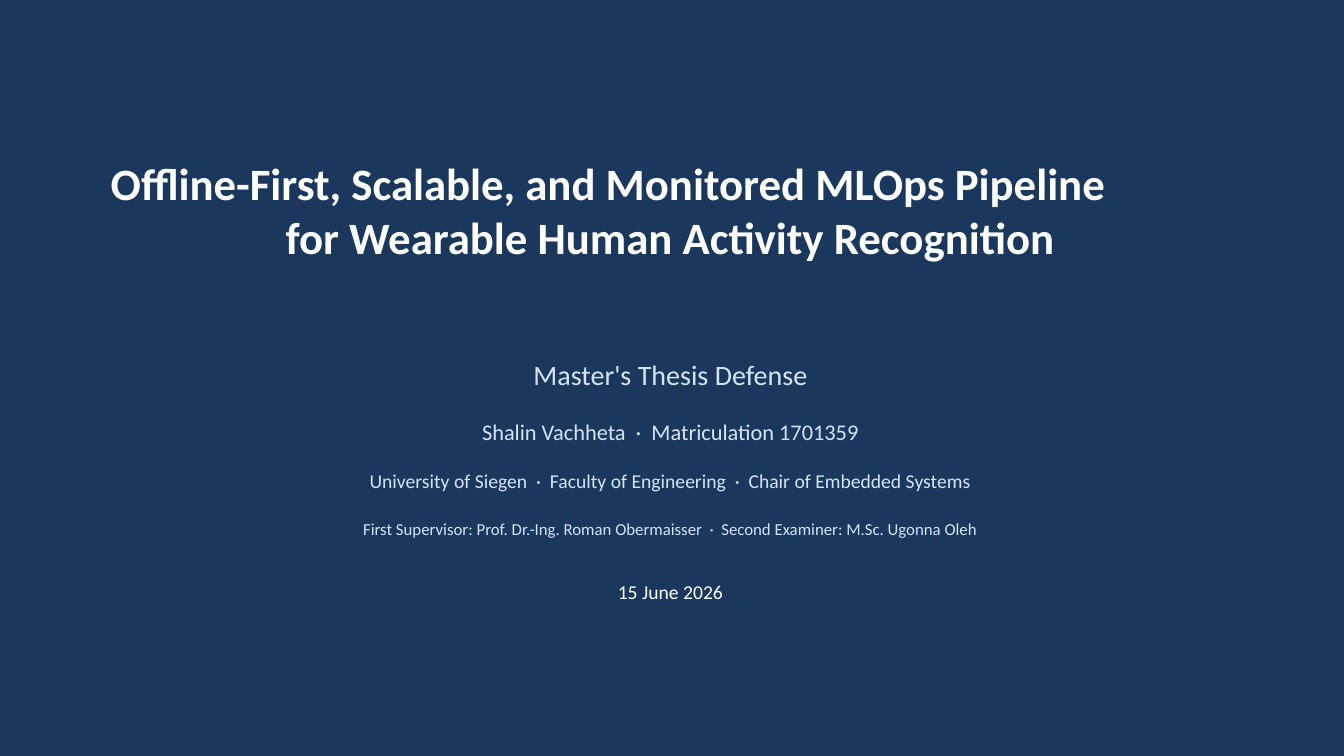
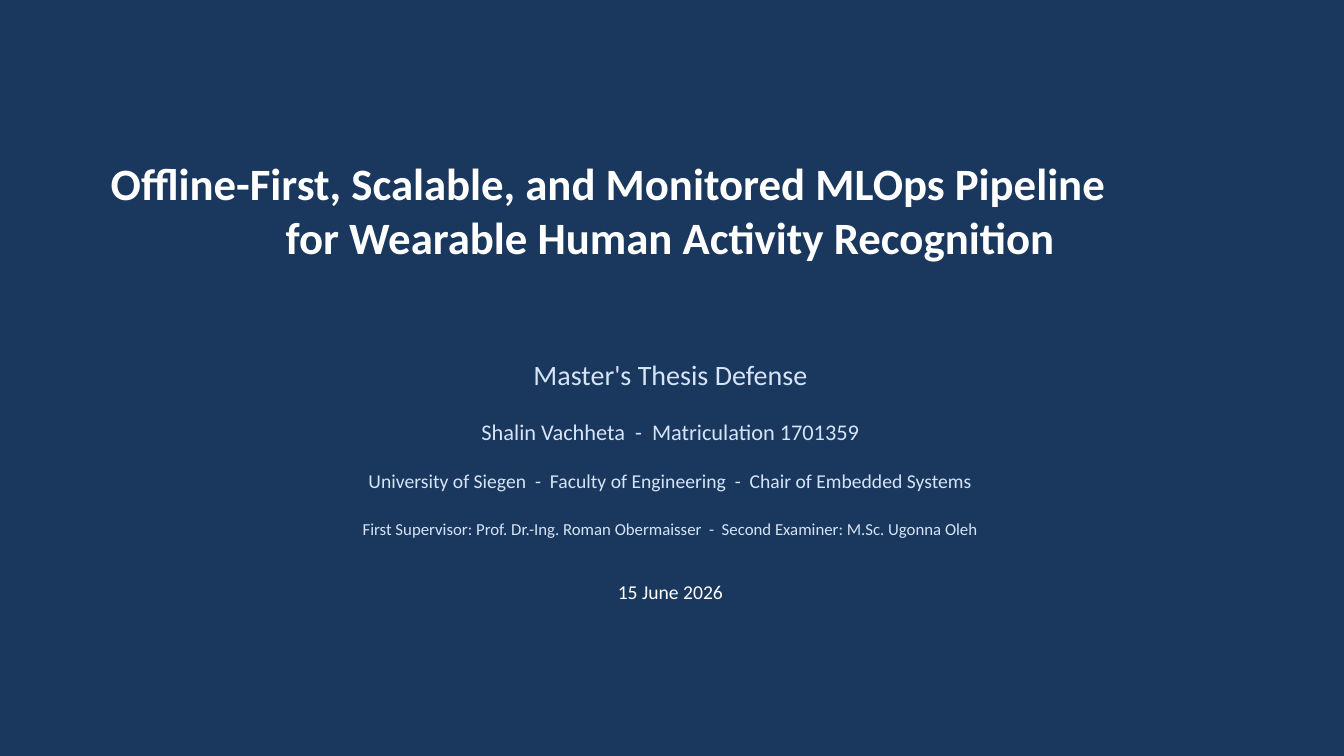
Before and after one commit to ShalinVachheta017/wearable-har-mlops-pipeline, a slide deck: slide 1 of internal/writing/defense_slides.pptx. Drawn at 1344x756 pixels with LibreOffice and Linux fonts; fonts in the diff are those of the drawing. Boxes give left, top, right and bottom in pixels: in the first picture for what was removed or moved away, otherwise in the second. Text is boxed around its words. In the diff, an @@ line names an element or a change of style, - is before the commit and + after.

```diff
--- a/internal/writing/defense_slides.pptx
+++ b/internal/writing/defense_slides.pptx
@@ text at <box>481,424,859,440</box>: text changed @@
-Shalin Vachheta · Matriculation 1701359
+Shalin Vachheta - Matriculation 1701359
@@ text at <box>368,474,971,492</box>: text changed @@
-University of Siegen · Faculty of Engineering · Chair of Embedded Systems
+University of Siegen - Faculty of Engineering - Chair of Embedded Systems
@@ text at <box>363,523,977,538</box>: text changed @@
-First Supervisor: Prof. Dr.-Ing. Roman Obermaisser · Second Examiner: M.Sc. Ugonna Oleh
+First Supervisor: Prof. Dr.-Ing. Roman Obermaisser - Second Examiner: M.Sc. Ugonna Oleh
```
Also in this commit, not shown: 16 other slides changed, 2 other files.
